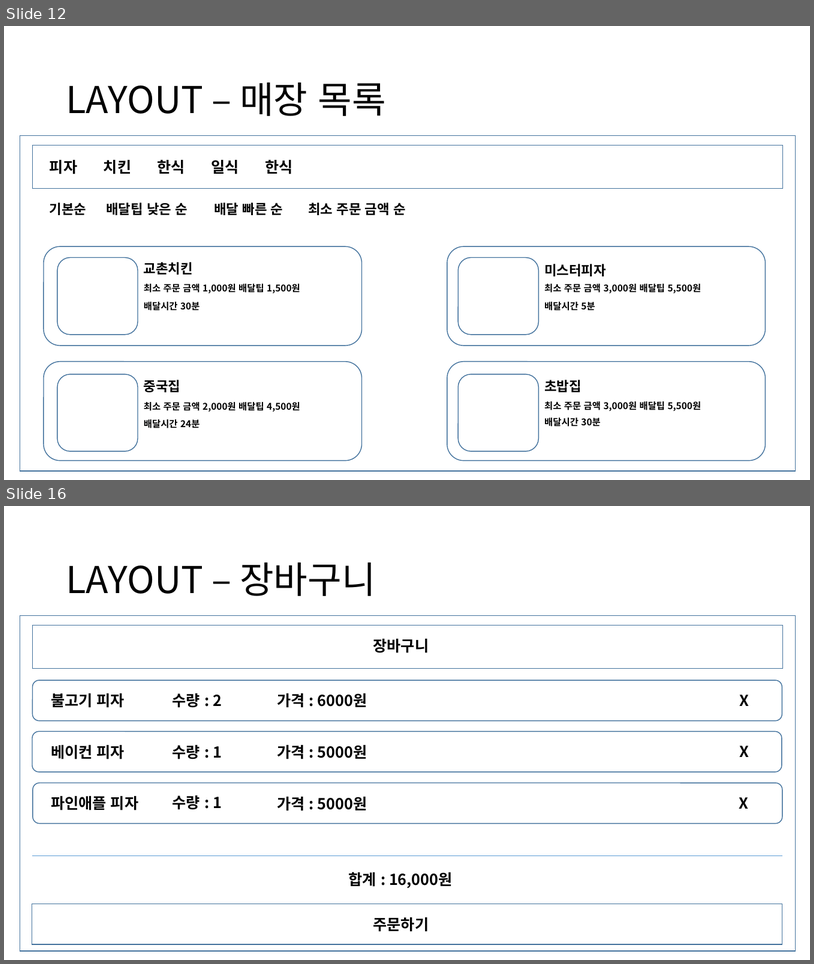
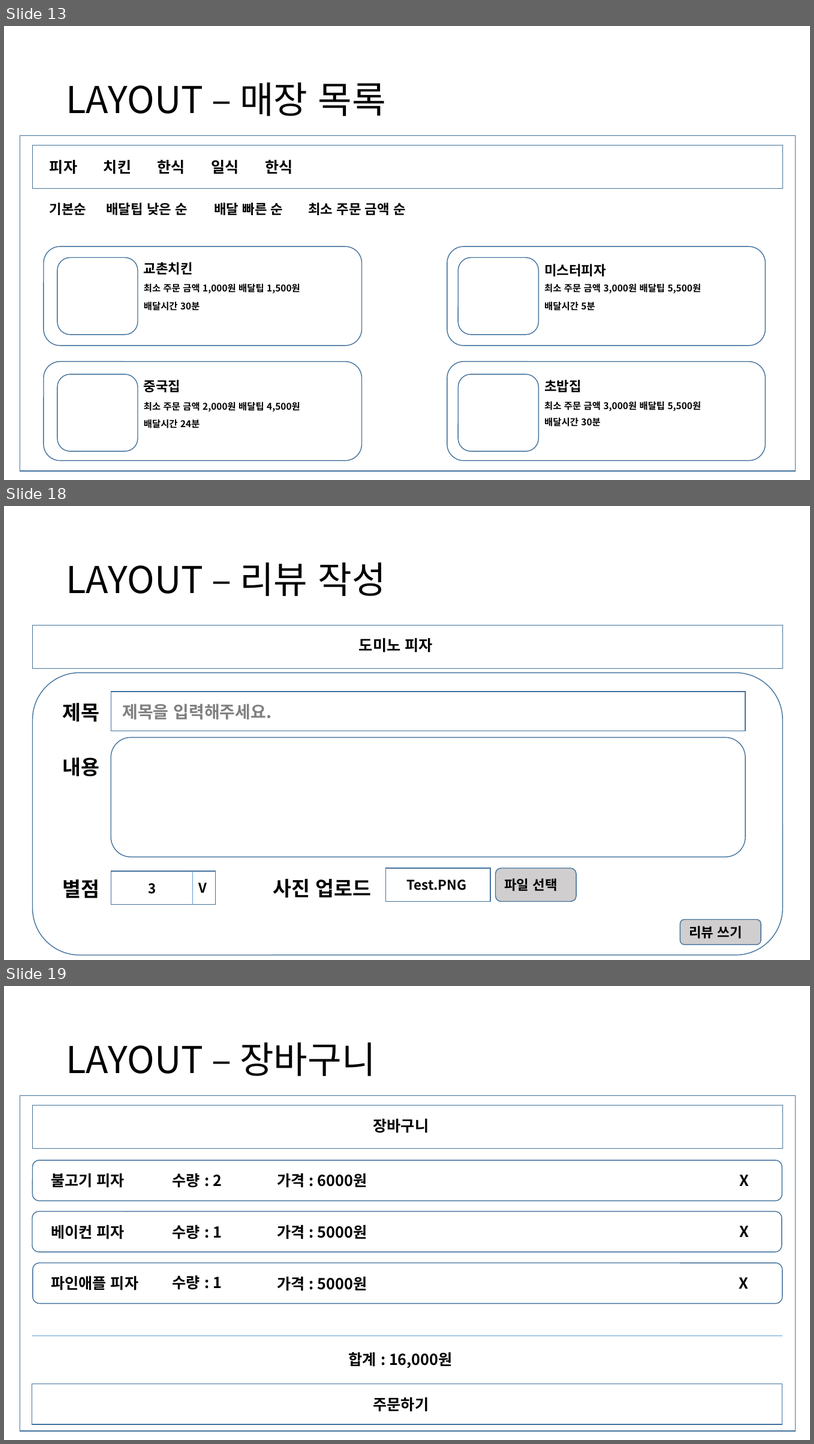
Before and after one commit to Camelllia/BaeminApplication, a slide deck: 202131205_김승진_실무게임프로그래밍_기획서.pptx. Shown one above the other, each under a label of ours: slides 12 and 16 before the commit, slides 13, 18 and 19 after it; the slides between them are not shown. The pictures are 814x964 and 814x1444 pixels, drawn with LibreOffice and Linux fonts; fonts in the diff are those of the drawing. Boxes give left, top, right and bottom in pixels: in the first picture for what was removed or moved away, otherwise in the second. Text is boxed around its words. In the diff, an @@ line names an element or a change of style, - is before the commit and + after.

```diff
--- a/202131205_김승진_실무게임프로그래밍_기획서.pptx
+++ b/202131205_김승진_실무게임프로그래밍_기획서.pptx
@@ slide 18 added at box(4, 506, 810, 960), background #FFFFFF @@
@@ title added at box(66, 562, 386, 596), 44 pt, text #000000 @@
+LAYOUT – 리뷰 작성
@@ rectangle added at box(32, 625, 783, 668), fill #FFFFFF, outline #43739E 1 pt @@
@@ text added at box(359, 638, 433, 652), 18 pt, text #000000, bold @@
+도미노 피자
@@ rounded rectangle added at box(32, 672, 783, 954), fill #FFFFFF, outline #43739E 1 pt @@
@@ text added at box(63, 703, 100, 721), 24 pt, text #000000, bold @@
+제목
@@ rectangle added at box(111, 692, 746, 731), fill #FFFFFF, outline #43739E 1 pt @@
@@ text added at box(122, 703, 272, 720), 20 pt, text #808080, bold @@
+제목을 입력해주세요.
@@ rounded rectangle added at box(111, 737, 746, 856), fill #FFFFFF, outline #43739E 1 pt @@
@@ text added at box(62, 757, 99, 776), 24 pt, text #000000, bold @@
+내용
@@ text added at box(62, 879, 99, 898), 24 pt, text #000000, bold @@
+별점
@@ rectangle added at box(111, 871, 216, 904), fill #FFFFFF, outline #43739E 1 pt @@
@@ text added at box(148, 883, 156, 894), 16 pt, text #000000, bold @@
+3
@@ line added from (193, 871) to (193, 904), #5B9BD5 0.5 pt @@
@@ text added at box(198, 882, 207, 892), 16 pt, text #000000, bold @@
+V
@@ text added at box(273, 879, 372, 897), 24 pt, text #000000, bold @@
+사진 업로드
@@ rectangle added at box(386, 868, 491, 901), fill #FFFFFF, outline #43739E 1 pt @@
@@ text added at box(407, 879, 467, 890), 16 pt, text #000000, bold @@
+Test.PNG
@@ rounded rectangle added at box(496, 868, 577, 901), fill #D0CECE, outline #43739E 1 pt @@
@@ text added at box(504, 878, 558, 891), 16 pt, text #000000, bold @@
+파일 선택
@@ rounded rectangle added at box(680, 919, 761, 945), fill #D0CECE, outline #43739E 1 pt @@
@@ text added at box(689, 925, 743, 938), 16 pt, text #000000, bold @@
+리뷰 쓰기
@@ what was slide 12 is now slide 13 @@
@@ what was slide 16 is now slide 19 @@
```
Also in this commit, not shown: 9 slides changed, 4 other slides added, 3 slides removed, 12 other files.
